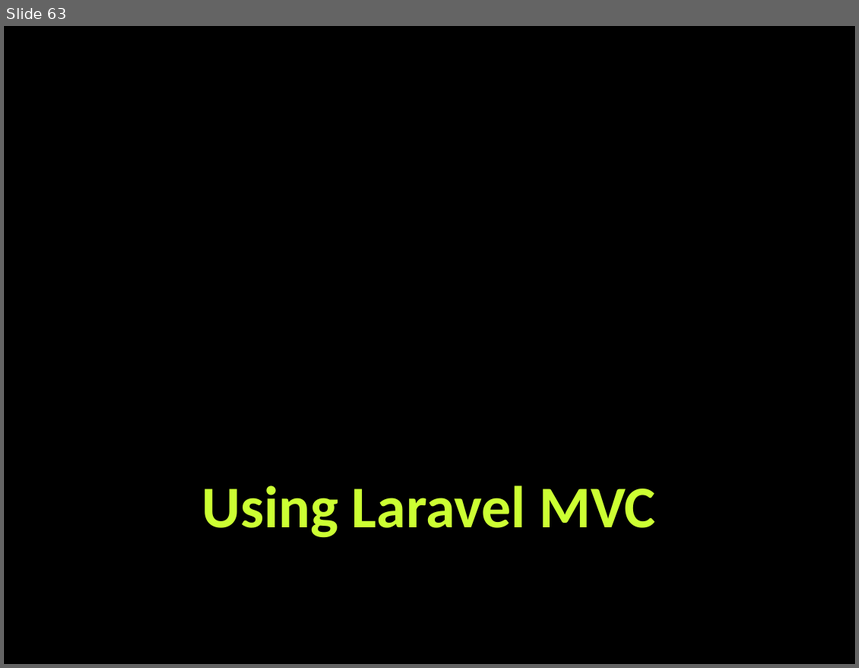
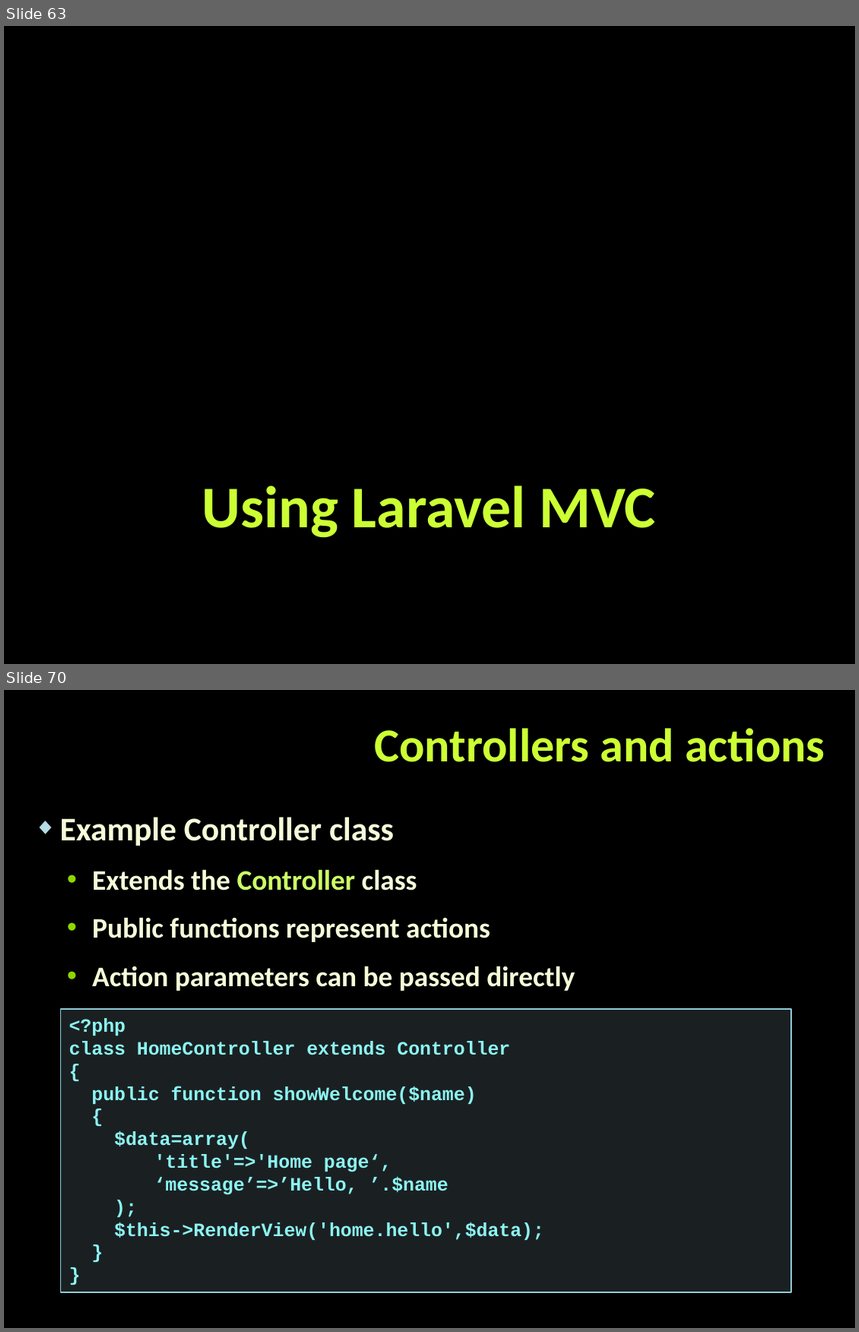
Before and after one commit to tanzhur/PHP_MVC-seminar, a slide deck: PHP_MVC.pptx. Shown one above the other, each under a label of ours: slide 63 before the commit, slides 63 and 70 after it; the slides between them are not shown. The pictures are 859x668 and 859x1332 pixels, drawn with LibreOffice and Linux fonts; fonts in the diff are those of the drawing; background and template pictures are left out. Boxes give left, top, right and bottom in pixels: in the first picture for what was removed or moved away, otherwise in the second. Text is boxed around its words. In the diff, an @@ line names an element or a change of style, - is before the commit and + after.

```diff
--- a/PHP_MVC.pptx
+++ b/PHP_MVC.pptx
@@ slide 70 added at (x1=4, y1=690, x2=855, y2=1328), background picture (left out) @@
@@ title added at (x1=374, y1=728, x2=826, y2=762), 40 pt, text #CCFF33, bold @@
+Controllers and actions
@@ text added at (x1=60, y1=817, x2=575, y2=991), 24 pt, text #F4FCD8, bold @@
+◆ Example Controller class
+  • Extends the Controller class
+  • Public functions represent actions
+  • Action parameters can be passed directly
@@ rectangle added at (x1=61, y1=1009, x2=791, y2=1293), fill #B5DBE5 at 15% opacity, outline #90CAD7 1 pt, 16 pt, text #8CF4F2, bold @@
+<?php
+class HomeController extends Controller
+{
+public function showWelcome($name)
+{
+$data=array(
+'title'=>'Home page‘,
+‘message’=>’Hello, ’.$name
+);
+$this->RenderView('home.hello',$data);
+}
+}
```
Also in this commit, not shown: 3 slides changed, 16 other slides added.
